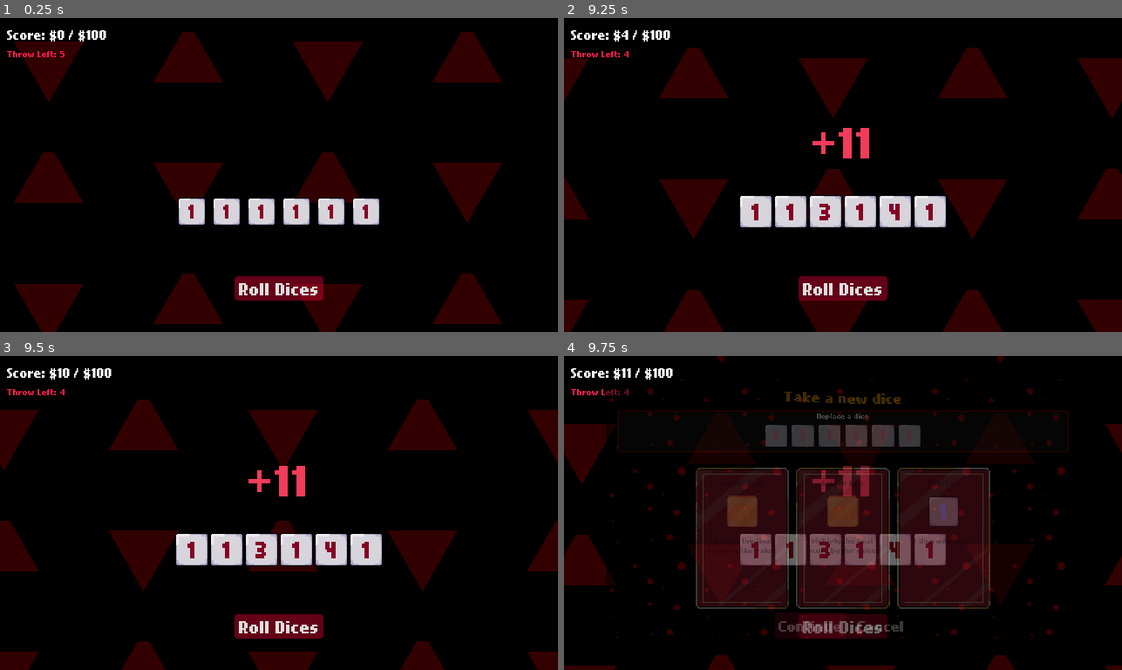
Above: before the commit, frames 1-4 (two rows, left to right).
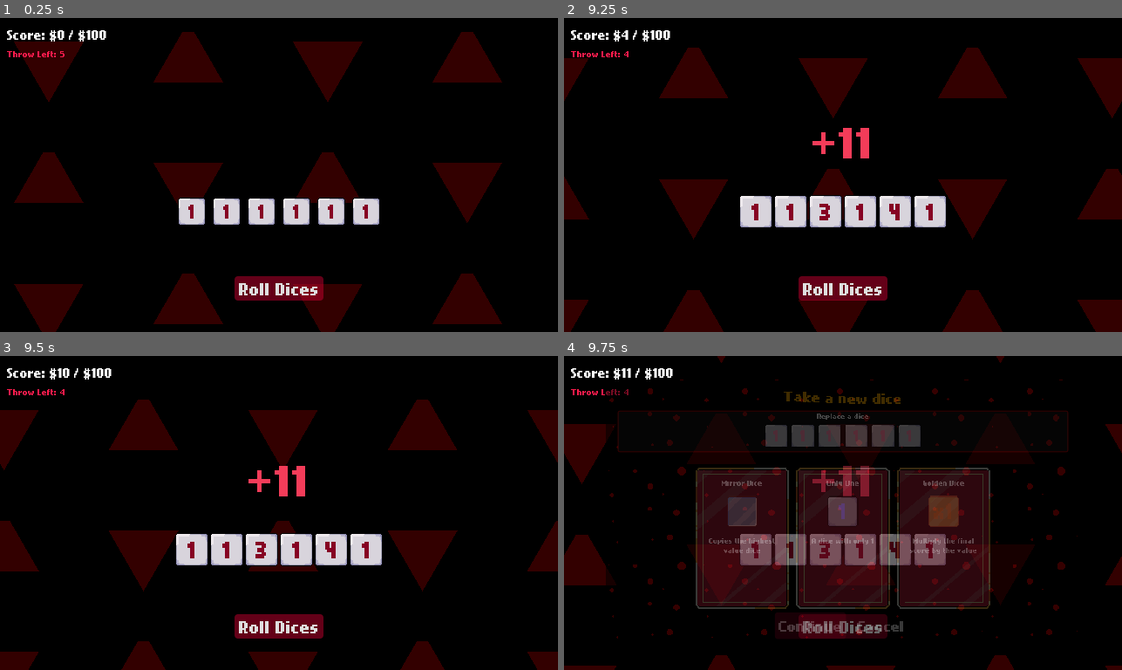
Above: after the commit, the same moments.

Repository: Neo-Ciber94/hell_dice_prototype
Game: Godot game, scene res://common/board/board.tscn
Same seed, same stepped clock (60 frames per second), same inputs: the game is played once before the commit and once after it.
Inputs (mouse positions are in pixels of both pictures, inside the frame that each line leads up to):
- Up to frame 1 (0.25 s): no input
- Up to frame 2 (9.25 s): click (753, 212) at 0.5 s; click (792, 212) at 1.25 s; click (826, 212) at 2 s; click (859, 212) at 2.75 s; click (893, 212) at 3.5 s; click (932, 212) at 4.25 s; click "Roll Dices" at 5 s; click (753, 212) at 5.75 s; click (792, 212) at 6.5 s; click (826, 212) at 7.25 s; click (859, 212) at 8 s; click (893, 212) at 8.75 s
- Up to frame 3 (9.5 s): no input
- Up to frame 4 (9.75 s): click (932, 550) at 9.5 s

Frames 1-3 are identical in both runs. In frame 4, 2.3% of the frame differs, in the area x 25-74%, y 39-64%.

Commit message:
Add mirror dice

Diff:
--- a/common/board/board.gd
+++ b/common/board/board.gd
@@ -96,6 +96,10 @@
 func _roll_dices() -> void:
 	current_score_label.hide()
 
+	for dice_ui in dices_ui:
+		if dice_ui is DiceUI:
+			dice_ui.dice.on_roll_start(self)
+
 	var rng = RNG.new()
 	for idx in dices_ui.size():
 		var dice_ui = dices_ui.get(idx) as DiceUI;
@@ -125,7 +129,13 @@
 
 	if _dice_rolling_count == dices_ui.size():
 		_dice_rolling_count = 0;
+		_on_roll_ended()
 		_show_total_score()
+
+func _on_roll_ended() -> void:
+	for dice_ui in dices_ui:
+		if dice_ui is DiceUI:
+			dice_ui.dice.on_roll_finished(self)
 
 func _show_total_score() -> void:
 	_is_calculating_score = true;
--- a/common/board/board.tscn
+++ b/common/board/board.tscn
@@ -1,12 +1,85 @@
-[gd_scene load_steps=10 format=3 uid="uid://br52iykcd2vob"]
+[gd_scene load_steps=23 format=3 uid="uid://br52iykcd2vob"]
 
 [ext_resource type="PackedScene" uid="uid://ynjdjcukvk4c" path="res://common/dice/dice_ui.tscn" id="1_con10"]
 [ext_resource type="Script" uid="uid://dd1d45l7ej470" path="res://common/board/board.gd" id="1_qo330"]
 [ext_resource type="PackedScene" uid="uid://ee5cl2bv8w0d" path="res://common/backgrounds/triangle_bg.tscn" id="2_gfbbj"]
-[ext_resource type="Resource" uid="uid://q266l778bqyl" path="res://common/dice/types/regular_dice.tres" id="4_2uu5o"]
+[ext_resource type="Texture2D" uid="uid://bn06wbr3vqiie" path="res://common/dice/art/dices.png" id="4_2hp0k"]
+[ext_resource type="Script" uid="uid://c3x0hnkjatabx" path="res://common/dice/dices/regular_dice/regular_dice.gd" id="5_2hp0k"]
 [ext_resource type="PackedScene" uid="uid://cjluvk3eo44bo" path="res://common/screens/game_over/game_over_screen.tscn" id="5_87ad3"]
 [ext_resource type="PackedScene" uid="uid://dh2lwt5tyi7q2" path="res://common/screens/win_screen/win_screen.tscn" id="6_7mm28"]
 [ext_resource type="PackedScene" uid="uid://cd83tm6vvulaw" path="res://common/screens/dice_selection_screen/dice_selection_screen.tscn" id="9_axvh3"]
+
+[sub_resource type="AtlasTexture" id="AtlasTexture_2hp0k"]
+atlas = ExtResource("4_2hp0k")
+region = Rect2(0, 0, 32, 32)
+
+[sub_resource type="Resource" id="Resource_axvh3"]
+script = ExtResource("5_2hp0k")
+dice_name = "Regular Dice"
+dice_description = "Just a regular dice"
+dice_texture = SubResource("AtlasTexture_2hp0k")
+dice_text_color = Color(0.5247766, 0.009047486, 0.1367926, 1)
+metadata/_custom_type_script = "uid://c3x0hnkjatabx"
+
+[sub_resource type="AtlasTexture" id="AtlasTexture_qmv3x"]
+atlas = ExtResource("4_2hp0k")
+region = Rect2(0, 0, 32, 32)
+
+[sub_resource type="Resource" id="Resource_a2o8v"]
+script = ExtResource("5_2hp0k")
+dice_name = "Regular Dice"
+dice_description = "Just a regular dice"
+dice_texture = SubResource("AtlasTexture_qmv3x")
+dice_text_color = Color(0.5247766, 0.009047486, 0.1367926, 1)
+metadata/_custom_type_script = "uid://c3x0hnkjatabx"
+
+[sub_resource type="AtlasTexture" id="AtlasTexture_kac7v"]
+atlas = ExtResource("4_2hp0k")
+region = Rect2(0, 0, 32, 32)
+
+[sub_resource type="Resource" id="Resource_3mkyq"]
+script = ExtResource("5_2hp0k")
+dice_name = "Regular Dice"
+dice_description = "Just a regular dice"
+dice_texture = SubResource("AtlasTexture_kac7v")
+dice_text_color = Color(0.5247766, 0.009047486, 0.1367926, 1)
+metadata/_custom_type_script = "uid://c3x0hnkjatabx"
+
+[sub_resource type="AtlasTexture" id="AtlasTexture_xmsvx"]
+atlas = ExtResource("4_2hp0k")
+region = Rect2(0, 0, 32, 32)
+
+[sub_resource type="Resource" id="Resource_fu3as"]
+script = ExtResource("5_2hp0k")
+dice_name = "Regular Dice"
+dice_description = "Just a regular dice"
+dice_texture = SubResource("AtlasTexture_xmsvx")
+dice_text_color = Color(0.5247766, 0.009047486, 0.1367926, 1)
+metadata/_custom_type_script = "uid://c3x0hnkjatabx"
+
+[sub_resource type="AtlasTexture" id="AtlasTexture_7hws1"]
+atlas = ExtResource("4_2hp0k")
+region = Rect2(0, 0, 32, 32)
+
+[sub_resource type="Resource" id="Resource_laywn"]
+script = ExtResource("5_2hp0k")
+dice_name = "Regular Dice"
+dice_description = "Just a regular dice"
+dice_texture = SubResource("AtlasTexture_7hws1")
+dice_text_color = Color(0.5247766, 0.009047486, 0.1367926, 1)
+metadata/_custom_type_script = "uid://c3x0hnkjatabx"
+
+[sub_resource type="AtlasTexture" id="AtlasTexture_30y31"]
+atlas = ExtResource("4_2hp0k")
+region = Rect2(0, 0, 32, 32)
+
+[sub_resource type="Resource" id="Resource_xfj07"]
+script = ExtResource("5_2hp0k")
+dice_name = "Regular Dice"
+dice_description = "Just a regular dice"
+dice_texture = SubResource("AtlasTexture_30y31")
+dice_text_color = Color(0.5247766, 0.009047486, 0.1367926, 1)
+metadata/_custom_type_script = "uid://c3x0hnkjatabx"
 
 [sub_resource type="StyleBoxFlat" id="StyleBoxFlat_gfbbj"]
 bg_color = Color(0.78818816, 0, 0.1897483, 0.5)
@@ -122,27 +195,27 @@
 
 [node name="Dice1" parent="MarginContainer/VBoxContainer/CenterContainer/DiceContainer" instance=ExtResource("1_con10")]
 layout_mode = 2
-dice = ExtResource("4_2uu5o")
+dice = SubResource("Resource_axvh3")
 
 [node name="Dice2" parent="MarginContainer/VBoxContainer/CenterContainer/DiceContainer" instance=ExtResource("1_con10")]
 layout_mode = 2
-dice = ExtResource("4_2uu5o")
+dice = SubResource("Resource_a2o8v")
 
 [node name="Dice3" parent="MarginContainer/VBoxContainer/CenterContainer/DiceContainer" instance=ExtResource("1_con10")]
 layout_mode = 2
-dice = ExtResource("4_2uu5o")
+dice = SubResource("Resource_3mkyq")
 
 [node name="Dice4" parent="MarginContainer/VBoxContainer/CenterContainer/DiceContainer" instance=ExtResource("1_con10")]
 layout_mode = 2
-dice = ExtResource("4_2uu5o")
+dice = SubResource("Resource_fu3as")
 
 [node name="Dice5" parent="MarginContainer/VBoxContainer/CenterContainer/DiceContainer" instance=ExtResource("1_con10")]
 layout_mode = 2
-dice = ExtResource("4_2uu5o")
+dice = SubResource("Resource_laywn")
 
 [node name="Dice6" parent="MarginContainer/VBoxContainer/CenterContainer/DiceContainer" instance=ExtResource("1_con10")]
 layout_mode = 2
-dice = ExtResource("4_2uu5o")
+dice = SubResource("Resource_xfj07")
 
 [node name="MarginContainer" type="MarginContainer" parent="MarginContainer/VBoxContainer"]
 layout_mode = 2
--- a/common/dice/dice.gd
+++ b/common/dice/dice.gd
@@ -17,6 +17,12 @@
 
 @export_group("Selectable")
 @export var is_selectable: bool = true;
+
+func on_roll_start(board: Board) -> void:
+	pass
+
+func on_roll_finished(board: Board) -> void:
+	pass
 
 @abstract
 func get_dice_sides() -> Array[DiceSide];
--- a/common/dice/dice_side.gd
+++ b/common/dice/dice_side.gd
@@ -6,3 +6,10 @@
 func _init(value: int, text: String) -> void:
 	side_value = value;
 	side_text = text;
+
+
+func _to_string() -> String:
+	return str({
+		side_value = side_value,
+		side_text = side_text
+	})
--- a/common/dice/dice_ui.gd
+++ b/common/dice/dice_ui.gd
@@ -29,63 +29,16 @@
 
 	_prepare()
 
-func _get_drag_data(_at_position: Vector2) -> Variant:
-	if parent_card && parent_card.disabled:
-		return null;
-
-	const DICE_PREVIEW = preload("uid://dpgm01o6sb5x3")
-
-	if dice and dice.dice_texture:
-		var preview := Control.new()
-		var dice_preview := DICE_PREVIEW.instantiate() as DicePreview;
-		dice_preview.dice = dice;
-		dice_preview.position = -dice_preview.custom_minimum_size / 2.0
-		preview.add_child(dice_preview)
-		set_drag_preview(preview)
-
-	return self
-
-func _can_drop_data(_at_position: Vector2, data: Variant) -> bool:
-	var other_dice = data as DiceUI;
-
-	if other_dice == null || other_dice == self:
-		return false;
-
-	if other_dice.parent_card and parent_card:
-		return false;
-
-	if (parent_card and parent_card.disabled) || (other_dice.parent_card and other_dice.parent_card.disabled):
-		return false;
-
-	return true;
-
-func _drop_data(_at_position: Vector2, data: Variant) -> void:
-	var other = data as DiceUI;
-
-	if other == null:
-		return;
-
-	var other_dice: Dice = other.dice as Dice;
-	var temp: Dice = dice as Dice;
-	dice = other_dice
-	other.dice = temp
-	self._prepare()
-	other._prepare()
-
-	if parent_card:
-		parent_card.dice = other_dice;
-		parent_card.on_dice_changed.emit()
-
-	if other.parent_card:
-		other.parent_card.dice = other.dice;
-		other.parent_card.on_dice_changed.emit()
-
-	if other.parent_card:
-		EventBus.on_dice_selected.emit(self)
+func _on_dice_changed() -> void:
+	var side = dice.get_selected_dice_side()
+	_set_side(side, true)
 
 func _prepare() -> void:
 	if dice == null || container == null:
 		return;
+
+	if not dice.changed.is_connected(_on_dice_changed):
+		dice.changed.connect(_on_dice_changed)
 
 	var sides = dice.get_dice_sides();
 	_set_side(sides.front())
@@ -159,3 +112,57 @@
 	tween.tween_property(container, "scale", Vector2.ONE * 0.90, 0.4)
 	tween.tween_property(container, "scale", Vector2.ONE * 1.2, 0.1)
 	await tween.finished
+
+func _get_drag_data(_at_position: Vector2) -> Variant:
+	if parent_card && parent_card.disabled:
+		return null;
+
+	const DICE_PREVIEW = preload("uid://dpgm01o6sb5x3")
+
+	if dice and dice.dice_texture:
+		var preview := Control.new()
+		var dice_preview := DICE_PREVIEW.instantiate() as DicePreview;
+		dice_preview.dice = dice;
+		dice_preview.position = -dice_preview.custom_minimum_size / 2.0
+		preview.add_child(dice_preview)
+		set_drag_preview(preview)
+
+	return self
+
+func _can_drop_data(_at_position: Vector2, data: Variant) -> bool:
+	var other_dice = data as DiceUI;
+
+	if other_dice == null || other_dice == self:
+		return false;
+
+	if other_dice.parent_card and parent_card:
+		return false;
+
+	if (parent_card and parent_card.disabled) || (other_dice.parent_card and other_dice.parent_card.disabled):
+		return false;
+
+	return true;
+
+func _drop_data(_at_position: Vector2, data: Variant) -> void:
+	var other = data as DiceUI;
+
+	if other == null:
+		return;
+
+	var other_dice: Dice = other.dice as Dice;
+	var temp: Dice = dice as Dice;
+	dice = other_dice
+	other.dice = temp
+	self._prepare()
+	other._prepare()
+
+	if parent_card:
+		parent_card.dice = other_dice;
+		parent_card.on_dice_changed.emit()
+
+	if other.parent_card:
+		other.parent_card.dice = other.dice;
+		other.parent_card.on_dice_changed.emit()
+
+	if other.parent_card:
+		EventBus.on_dice_selected.emit(self)
--- a/common/dice/types/golden_dice.tres
+++ b/common/dice/dices/gold_dice/golden_dice.tres
@@ -1,6 +1,6 @@
 [gd_resource type="Resource" script_class="GoldenDice" load_steps=4 format=3 uid="uid://67igom24nxvx"]
 
-[ext_resource type="Script" uid="uid://dcqs73b6mvxck" path="res://common/dice/types/golden_dice.gd" id="1_40j1t"]
+[ext_resource type="Script" uid="uid://dcqs73b6mvxck" path="res://common/dice/dices/gold_dice/golden_dice.gd" id="1_40j1t"]
 [ext_resource type="Texture2D" uid="uid://bn06wbr3vqiie" path="res://common/dice/art/dices.png" id="1_lx678"]
 
 [sub_resource type="AtlasTexture" id="AtlasTexture_svx46"]
--- /dev/null
+++ b/common/dice/dices/mirror_dice/mirror_dice.gd
@@ -0,0 +1,38 @@
+@tool
+class_name MirrorDice
+extends Dice
+
+@export var sides: int = 6;
+var _value: int = 0;
+var _has_value: bool = false;
+
+func on_roll_finished(board: Board) -> void:
+	for dice_ui in board.dices_ui:
+		if dice_ui is DiceUI:
+			_value = max(dice_ui.dice.get_dice_value(), _value)
+
+	_has_value = true;
+	changed.emit()
+
+func roll_dice(_rng: RNG) -> void:
+	pass
+
+func get_dice_sides() -> Array[DiceSide]:
+	var values: Array[DiceSide] = []
+	values.resize(sides)
+
+	if _has_value:
+		values.fill(DiceSide.new(_value, "%s" % _value))
+	else:
+		values.fill(DiceSide.new(_value, ""))
+
+	return values;
+
+func calculate_dice_score(_board: Board, accumulated_score: int) -> int:
+	return accumulated_score + _value;
+
+func get_dice_value() -> int:
+	return _value;
+
+func get_dice_order() -> Order:
+	return Order.LAST
--- /dev/null
+++ b/common/dice/dices/mirror_dice/mirror_dice.tres
@@ -0,0 +1,17 @@
+[gd_resource type="Resource" script_class="MirrorDice" load_steps=4 format=3 uid="uid://ww641ygt1g1i"]
+
+[ext_resource type="Texture2D" uid="uid://bn06wbr3vqiie" path="res://common/dice/art/dices.png" id="1_4s7re"]
+[ext_resource type="Script" uid="uid://bph3xvll1nje7" path="res://common/dice/dices/mirror_dice/mirror_dice.gd" id="1_3315p"]
+
+[sub_resource type="AtlasTexture" id="AtlasTexture_m8hbf"]
+atlas = ExtResource("1_4s7re")
+region = Rect2(64, 0, 32, 32)
+
+[resource]
+resource_local_to_scene = true
+script = ExtResource("1_3315p")
+dice_name = "Mirror Dice"
+dice_description = "Copies the highest value dice"
+dice_texture = SubResource("AtlasTexture_m8hbf")
+dice_text_color = Color(0, 1, 0.8304081, 1)
+metadata/_custom_type_script = "uid://bph3xvll1nje7"
--- a/common/dice/types/regular_dice.tres
+++ b/common/dice/dices/regular_dice/regular_dice.tres
@@ -1,16 +1,17 @@
 [gd_resource type="Resource" script_class="RegularDice" load_steps=4 format=3 uid="uid://q266l778bqyl"]
 
-[ext_resource type="Script" uid="uid://c3x0hnkjatabx" path="res://common/dice/types/regular_dice.gd" id="1_0rvsm"]
-[ext_resource type="Texture2D" uid="uid://bn06wbr3vqiie" path="res://common/dice/art/dices.png" id="1_vfaj4"]
+[ext_resource type="Texture2D" uid="uid://bn06wbr3vqiie" path="res://common/dice/art/dices.png" id="1_ygvbs"]
+[ext_resource type="Script" uid="uid://c3x0hnkjatabx" path="res://common/dice/dices/regular_dice/regular_dice.gd" id="2_hmqmr"]
 
 [sub_resource type="AtlasTexture" id="AtlasTexture_xvm70"]
-atlas = ExtResource("1_vfaj4")
+atlas = ExtResource("1_ygvbs")
 region = Rect2(0, 0, 32, 32)
 
 [resource]
-script = ExtResource("1_0rvsm")
+script = ExtResource("2_hmqmr")
 dice_name = "Regular Dice"
 dice_description = "Just a regular dice"
 dice_texture = SubResource("AtlasTexture_xvm70")
 dice_text_color = Color(0.5247766, 0.009047486, 0.1367926, 1)
+is_selectable = false
 metadata/_custom_type_script = "uid://c3x0hnkjatabx"
--- a/common/dice/types/only_one_dice.tres
+++ b/common/dice/dices/same_value_dice/only_one_dice.tres
@@ -1,7 +1,7 @@
 [gd_resource type="Resource" script_class="SameValueDice" load_steps=4 format=3 uid="uid://ctgvkrm4a8eyn"]
 
 [ext_resource type="Texture2D" uid="uid://bn06wbr3vqiie" path="res://common/dice/art/dices.png" id="1_a54n5"]
-[ext_resource type="Script" uid="uid://dauuu2ctbnxxa" path="res://common/dice/types/same_value_dice.gd" id="1_nxpyy"]
+[ext_resource type="Script" uid="uid://dauuu2ctbnxxa" path="res://common/dice/dices/same_value_dice/same_value_dice.gd" id="1_nxpyy"]
 
 [sub_resource type="AtlasTexture" id="AtlasTexture_8oj7i"]
 atlas = ExtResource("1_a54n5")
--- a/common/screens/dice_selection_screen/dice_selection_card.tscn
+++ b/common/screens/dice_selection_screen/dice_selection_card.tscn
@@ -79,7 +79,7 @@
 
 [node name="DiceNameLabel" type="RichTextLabel" parent="MarginContainer/VBoxContainer"]
 layout_mode = 2
-theme_override_colors/default_color = Color(0.0044277906, 0.0037281057, 0.0039119446, 1)
+theme_override_colors/default_color = Color(1, 1, 1, 1)
 theme_override_font_sizes/normal_font_size = 16
 bbcode_enabled = true
 text = "Dice Name"
@@ -112,7 +112,7 @@
 [node name="DiceDescriptionLabel" type="Label" parent="MarginContainer/VBoxContainer"]
 custom_minimum_size = Vector2(0, 16)
 layout_mode = 2
-theme_override_colors/font_color = Color(0, 0, 0, 1)
+theme_override_colors/font_color = Color(1, 1, 1, 1)
 theme_override_constants/line_spacing = -1
 text = "This is the label description for this dice"
 horizontal_alignment = 1
--- a/common/screens/dice_selection_screen/dice_selection_screen.gd
+++ b/common/screens/dice_selection_screen/dice_selection_screen.gd
@@ -1,5 +1,7 @@
 class_name DiceSelectionScreen
 extends ColorRect
+
+const MAX_SELECTABLES = 3;
 
 signal on_selection_done(values: Array[Dice])
 
@@ -58,14 +60,18 @@
 		current_dice_container.add_child(dice_ui)
 
 func _get_available_dices() -> Array[Dice]:
-	const GOLDEN_DICE = preload("uid://67igom24nxvx")
-	const ONLY_ONE_DICE = preload("uid://ctgvkrm4a8eyn")
+	const DICES_PATH = "res://common/dice/dices/"
+	var result: Array[Dice] = []
+	var files = FileUtils.read_files(DICES_PATH, "*.tres", true)
 
-	return [
-		GOLDEN_DICE,
-		GOLDEN_DICE,
-		ONLY_ONE_DICE
-	]
+	for file in files:
+		var coin = load(file) as Dice;
+		if coin and coin.is_selectable:
+			result.push_back(coin)
+
+	print("%s available dices found" % result.size())
+	result.shuffle()
+	return result.slice(0, MAX_SELECTABLES)
 
 func _on_skip_button() -> void:
 	_notify_changed()
@@ -83,6 +89,6 @@
 
 	for d in current_dice_container.get_children():
 		if d is DiceUI:
-			result.push_back(d.dice)
+			result.push_back(d.dice.duplicate())
 
 	return result;
--- /dev/null
+++ b/common/utils/file_utils.gd
@@ -0,0 +1,34 @@
+class_name FileUtils
+
+static func read_files(dir_path: String, pattern: String = "", recursive: bool = false) -> PackedStringArray:
+	assert(DirAccess.dir_exists_absolute(dir_path), "Directory '%s' does not exists" % dir_path);
+
+	if not dir_path.ends_with("/"):
+		dir_path += "/"
+
+	var file_paths: PackedStringArray = []
+	var dir_access = DirAccess.open(dir_path)
+
+	if dir_access == null:
+		push_error("Failed to open directory: %s" % dir_path)
+		return PackedStringArray()
+
+	dir_access.list_dir_begin()
+	var path: String = dir_access.get_next()
+
+	while path != "":
+		if dir_access.current_is_dir():
+			if recursive:
+				var result = read_files(dir_path + path, pattern, recursive)
+				file_paths.append_array(result)
+			else:
+				continue;
+
+		if path.match(pattern):
+			var file_path = dir_path + path
+			file_paths.push_back(file_path)
+
+		path = dir_access.get_next()
+
+	dir_access.list_dir_end()
+	return file_paths;
Binary file changed: common/dice/art/dices.aseprite
Binary file changed: common/dice/art/dices.png
Renamed: common/dice/types/golden_dice.gd -> common/dice/dices/gold_dice/golden_dice.gd
Renamed: common/dice/types/golden_dice.gd.uid -> common/dice/dices/gold_dice/golden_dice.gd.uid
Not shown, added: common/dice/dices/mirror_dice/mirror_dice.gd.uid
Renamed: common/dice/types/regular_dice.gd -> common/dice/dices/regular_dice/regular_dice.gd
Renamed: common/dice/types/regular_dice.gd.uid -> common/dice/dices/regular_dice/regular_dice.gd.uid
Renamed: common/dice/types/same_value_dice.gd -> common/dice/dices/same_value_dice/same_value_dice.gd
Renamed: common/dice/types/same_value_dice.gd.uid -> common/dice/dices/same_value_dice/same_value_dice.gd.uid
Not shown, added: common/utils/file_utils.gd.uid
